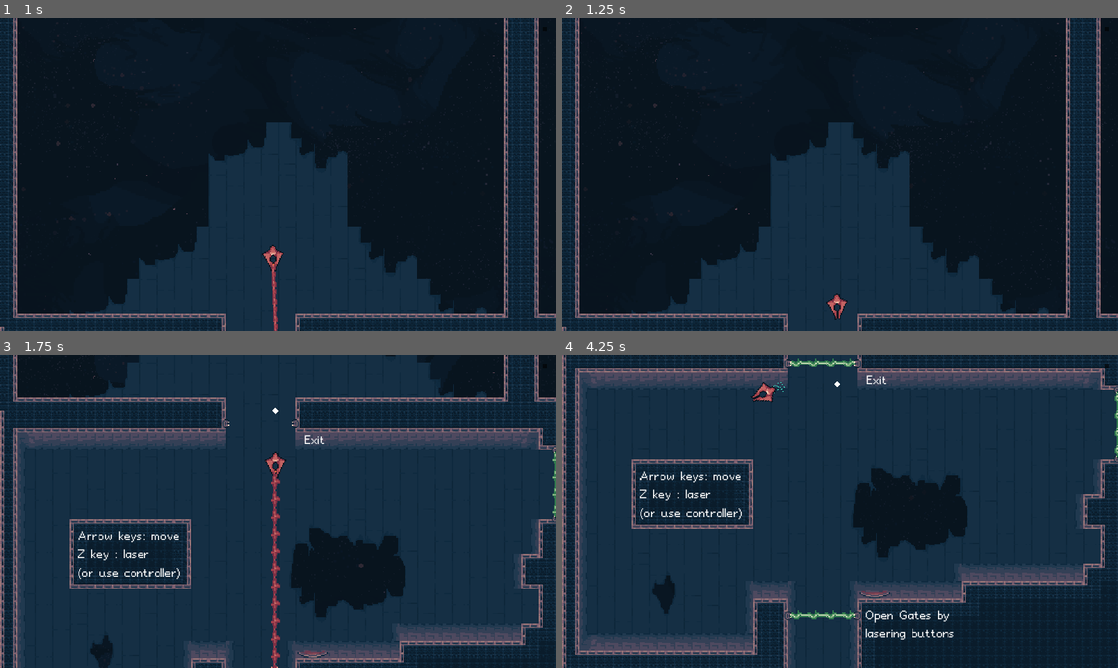
Above: before the commit, frames 1-4 (two rows, left to right).
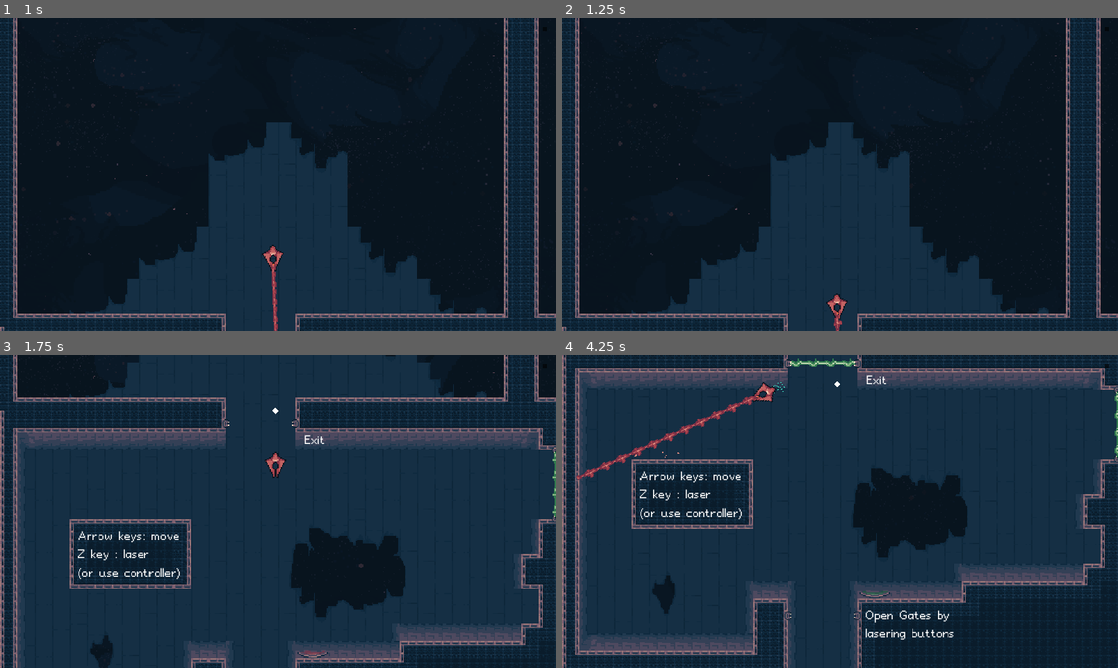
Above: after the commit, the same moments.

Repository: boukew99/godot_wild_jam_34
Game: Godot game, scene res://physics/2d/game.tscn
Two runs of this game, one before a commit and one after it. Both use one fixed random seed, a clock stepped at 60 frames per second and the inputs below. This scene is started directly instead of the project's main scene.
Inputs:
- Up to frame 1 (1 s): tap Enter (ui_accept) at 0.5, 0.77 s; hold Right (move_right) from 0.53 s (still down); hold Z (laser) from 0.53 s (still down)
- Up to frame 2 (1.25 s): keep holding Right (move_right); keep holding Z (laser)
- Up to frame 3 (1.75 s): release Right (move_right) at 1.28 s; release Z (laser) at 1.28 s; hold Down (move_down) from 1.28 s (still down); tap X (bomb) at 1.35 s; tap Enter (ui_accept) at 1.52 s; tap Z (laser) at 1.55 s
- Up to frame 4 (4.25 s): release Down (move_down) at 2.03 s; hold Right (move_right) 2.03-2.78 s; hold Z (laser) 2.03-2.78 s; hold Up (move_up) 2.78-3.53 s; tap C (nitro) at 2.85 s; tap Enter (ui_accept) at 3.02, 3.77 s; tap Z (laser) at 3.05 s; hold Left (move_left) from 3.53 s (still down); hold Z (laser) from 3.53 s (still down)

Frame 1 is identical in both runs. In frame 2, less than 0.1% of the frame differs, in the area x 48-51%, y 94-100%; in frame 3, 0.5%; in frame 4, 0.8%, in the area x 2-59%, y 12-85%.

Commit message:
on_of laser

Diff:
--- a/godot_wild_jam_34/physics/2d/game.tscn
+++ b/godot_wild_jam_34/physics/2d/game.tscn
@@ -962,6 +962,93 @@
 rect_min_size = Vector2( 8, 4.5 )
 color = Color( 0.498039, 0.498039, 0.498039, 1 )
 
+[node name="Credits" type="GridContainer" parent="."]
+margin_top = -2304.0
+margin_right = 512.0
+rect_min_size = Vector2( 512, 2304 )
+script = ExtResource( 13 )
+__meta__ = {
+"_edit_use_anchors_": false
+}
+
+[node name="ReferenceRect" type="ReferenceRect" parent="Credits"]
+margin_right = 512.0
+margin_bottom = 288.0
+
+[node name="Pickup8" parent="Credits/ReferenceRect" instance=ExtResource( 2 )]
+position = Vector2( 256, 144 )
+
+[node name="Credits6" type="Label" parent="Credits"]
+margin_top = 425.0
+margin_right = 512.0
+margin_bottom = 439.0
+text = "Byeeeeee!"
+align = 1
+__meta__ = {
+"_edit_use_anchors_": false
+}
+
+[node name="Credits5" type="Label" parent="Credits"]
+margin_top = 704.0
+margin_right = 512.0
+margin_bottom = 735.0
+text = "And there is no sound
+in space you know"
+align = 1
+__meta__ = {
+"_edit_use_anchors_": false
+}
+
+[node name="Credits4" type="Label" parent="Credits"]
+margin_top = 1001.0
+margin_right = 512.0
+margin_bottom = 1015.0
+text = "Made for the Godot wild jam"
+align = 1
+__meta__ = {
+"_edit_use_anchors_": false
+}
+
+[node name="Credits3" type="Label" parent="Credits"]
+margin_top = 1272.0
+margin_right = 512.0
+margin_bottom = 1320.0
+text = "Please leave a
+comment if you liked it!
+"
+align = 1
+__meta__ = {
+"_edit_use_anchors_": false
+}
+
+[node name="Credits2" type="Label" parent="Credits"]
+margin_top = 1551.0
+margin_right = 512.0
+margin_bottom = 1616.0
+text = "Made by:
+HowYouDoing
+&
+POMPY PUT YOUR NAME HEREEEEE"
+align = 1
+__meta__ = {
+"_edit_use_anchors_": false
+}
+
+[node name="Credits" type="Label" parent="Credits"]
+margin_top = 1865.0
+margin_right = 512.0
+margin_bottom = 1879.0
+text = "Thank You For playing"
+align = 1
+__meta__ = {
+"_edit_use_anchors_": false
+}
+
+[node name="ReferenceRect2" type="ReferenceRect" parent="Credits"]
+margin_top = 2016.0
+margin_right = 512.0
+margin_bottom = 2304.0
+
 [node name="Galaxy" parent="." instance=ExtResource( 6 )]
 
 [node name="Rooms" type="GridContainer" parent="."]
@@ -1214,94 +1301,6 @@
 margin_top = 1728.0
 margin_right = 3072.0
 margin_bottom = 2016.0
-
-[node name="Credits" type="GridContainer" parent="."]
-margin_top = -2304.0
-margin_right = 512.0
-margin_bottom = -288.0
-rect_min_size = Vector2( 512, 2304 )
-script = ExtResource( 13 )
-__meta__ = {
-"_edit_use_anchors_": false
-}
-
-[node name="ReferenceRect" type="ReferenceRect" parent="Credits"]
-margin_right = 512.0
-margin_bottom = 288.0
-
-[node name="Pickup8" parent="Credits/ReferenceRect" instance=ExtResource( 2 )]
-position = Vector2( 256, 144 )
-
-[node name="Credits6" type="Label" parent="Credits"]
-margin_top = 425.0
-margin_right = 512.0
-margin_bottom = 439.0
-text = "Byeeeeee!"
-align = 1
-__meta__ = {
-"_edit_use_anchors_": false
-}
-
-[node name="Credits5" type="Label" parent="Credits"]
-margin_top = 704.0
-margin_right = 512.0
-margin_bottom = 735.0
-text = "And there is no sound
-in space you know"
-align = 1
-__meta__ = {
-"_edit_use_anchors_": false
-}
-
-[node name="Credits4" type="Label" parent="Credits"]
-margin_top = 1001.0
-margin_right = 512.0
-margin_bottom = 1015.0
-text = "Made for the Godot wild jam"
-align = 1
-__meta__ = {
-"_edit_use_anchors_": false
-}
-
-[node name="Credits3" type="Label" parent="Credits"]
-margin_top = 1272.0
-margin_right = 512.0
-margin_bottom = 1320.0
-text = "Please leave a
-comment if you liked it!
-"
-align = 1
-__meta__ = {
-"_edit_use_anchors_": false
-}
-
-[node name="Credits2" type="Label" parent="Credits"]
-margin_top = 1551.0
-margin_right = 512.0
-margin_bottom = 1616.0
-text = "Made by:
-HowYouDoing
-&
-POMPY PUT YOUR NAME HEREEEEE"
-align = 1
-__meta__ = {
-"_edit_use_anchors_": false
-}
-
-[node name="Credits" type="Label" parent="Credits"]
-margin_top = 1865.0
-margin_right = 512.0
-margin_bottom = 1879.0
-text = "Thank You For playing"
-align = 1
-__meta__ = {
-"_edit_use_anchors_": false
-}
-
-[node name="ReferenceRect2" type="ReferenceRect" parent="Credits"]
-margin_top = 2016.0
-margin_right = 512.0
-margin_bottom = 2304.0
 
 [connection signal="position_changed" from="Space/SpaceShip/GridCamera2D" to="." method="_on_GridCamera2D_position_changed"]
 [connection signal="on_toggle" from="Space/LaserTarget" to="Space/Door" method="on_toggle"]
--- a/godot_wild_jam_34/physics/2d/object/player_ship.gd
+++ b/godot_wild_jam_34/physics/2d/object/player_ship.gd
@@ -1,7 +1,7 @@
 extends Steering
 
 export var rotation_accel := 15
-onready var laser = $TimedLaser
+onready var laser = $Laser
 onready var bomb = $BombHatch
 onready var nitro = $Nitro
 
@@ -19,7 +19,9 @@
 
 func _unhandled_input(event):
 	if event.is_action_pressed("laser"):
-		laser.shoot()
+		laser.toggle(true)
+	elif event.is_action_released("laser"):
+		laser.toggle(false)
 
 	if event.is_action_pressed("bomb"):
 		bomb.release(velocity)
--- a/godot_wild_jam_34/physics/2d/object/player_ship.tscn
+++ b/godot_wild_jam_34/physics/2d/object/player_ship.tscn
@@ -1,7 +1,7 @@
 [gd_scene load_steps=8 format=2]
 
 [ext_resource path="res://visual/spaceship_player.png" type="Texture" id=1]
-[ext_resource path="res://physics/2d/component/timed_laser.tscn" type="PackedScene" id=2]
+[ext_resource path="res://physics/2d/component/laser.tscn" type="PackedScene" id=2]
 [ext_resource path="res://physics/2d/component/bomb_hatch.tscn" type="PackedScene" id=3]
 [ext_resource path="res://physics/2d/object/player_ship.gd" type="Script" id=4]
 [ext_resource path="res://physics/2d/component/nitro.tscn" type="PackedScene" id=5]
@@ -28,7 +28,7 @@
 position = Vector2( 4, 0 )
 texture = ExtResource( 1 )
 
-[node name="TimedLaser" parent="." instance=ExtResource( 2 )]
+[node name="Laser" parent="." instance=ExtResource( 2 )]
 
 [node name="BombHatch" parent="." instance=ExtResource( 3 )]
 position = Vector2( -6, 0 )
--- a/godot_wild_jam_34/project.godot
+++ b/godot_wild_jam_34/project.godot
@@ -71,25 +71,25 @@
 [input]
 
 move_left={
-"deadzone": 0.5,
+"deadzone": 0.2,
 "events": [ Object(InputEventKey,"resource_local_to_scene":false,"resource_name":"","device":0,"alt":false,"shift":false,"control":false,"meta":false,"command":false,"pressed":false,"scancode":16777231,"unicode":0,"echo":false,"script":null)
 , Object(InputEventJoypadMotion,"resource_local_to_scene":false,"resource_name":"","device":0,"axis":0,"axis_value":-1.0,"script":null)
  ]
 }
 move_right={
-"deadzone": 0.5,
+"deadzone": 0.2,
 "events": [ Object(InputEventKey,"resource_local_to_scene":false,"resource_name":"","device":0,"alt":false,"shift":false,"control":false,"meta":false,"command":false,"pressed":false,"scancode":16777233,"unicode":0,"echo":false,"script":null)
 , Object(InputEventJoypadMotion,"resource_local_to_scene":false,"resource_name":"","device":0,"axis":0,"axis_value":1.0,"script":null)
  ]
 }
 move_up={
-"deadzone": 0.5,
+"deadzone": 0.0,
 "events": [ Object(InputEventKey,"resource_local_to_scene":false,"resource_name":"","device":0,"alt":false,"shift":false,"control":false,"meta":false,"command":false,"pressed":false,"scancode":16777232,"unicode":0,"echo":false,"script":null)
 , Object(InputEventJoypadMotion,"resource_local_to_scene":false,"resource_name":"","device":0,"axis":1,"axis_value":-1.0,"script":null)
  ]
 }
 move_down={
-"deadzone": 0.5,
+"deadzone": 0.2,
 "events": [ Object(InputEventKey,"resource_local_to_scene":false,"resource_name":"","device":0,"alt":false,"shift":false,"control":false,"meta":false,"command":false,"pressed":false,"scancode":16777234,"unicode":0,"echo":false,"script":null)
 , Object(InputEventJoypadMotion,"resource_local_to_scene":false,"resource_name":"","device":0,"axis":1,"axis_value":1.0,"script":null)
  ]
@@ -125,22 +125,22 @@
  ]
 }
 aim_left={
-"deadzone": 0.5,
+"deadzone": 0.2,
 "events": [ Object(InputEventJoypadMotion,"resource_local_to_scene":false,"resource_name":"","device":0,"axis":2,"axis_value":-1.0,"script":null)
  ]
 }
 aim_right={
-"deadzone": 0.5,
+"deadzone": 0.2,
 "events": [ Object(InputEventJoypadMotion,"resource_local_to_scene":false,"resource_name":"","device":0,"axis":2,"axis_value":1.0,"script":null)
  ]
 }
 aim_up={
-"deadzone": 0.5,
+"deadzone": 0.2,
 "events": [ Object(InputEventJoypadMotion,"resource_local_to_scene":false,"resource_name":"","device":0,"axis":3,"axis_value":-1.0,"script":null)
  ]
 }
 aim_down={
-"deadzone": 0.5,
+"deadzone": 0.2,
 "events": [ Object(InputEventJoypadMotion,"resource_local_to_scene":false,"resource_name":"","device":0,"axis":3,"axis_value":1.0,"script":null)
  ]
 }
Not shown: 1 places in godot_wild_jam_34/physics/2d/game.tscn that only renumber resources
